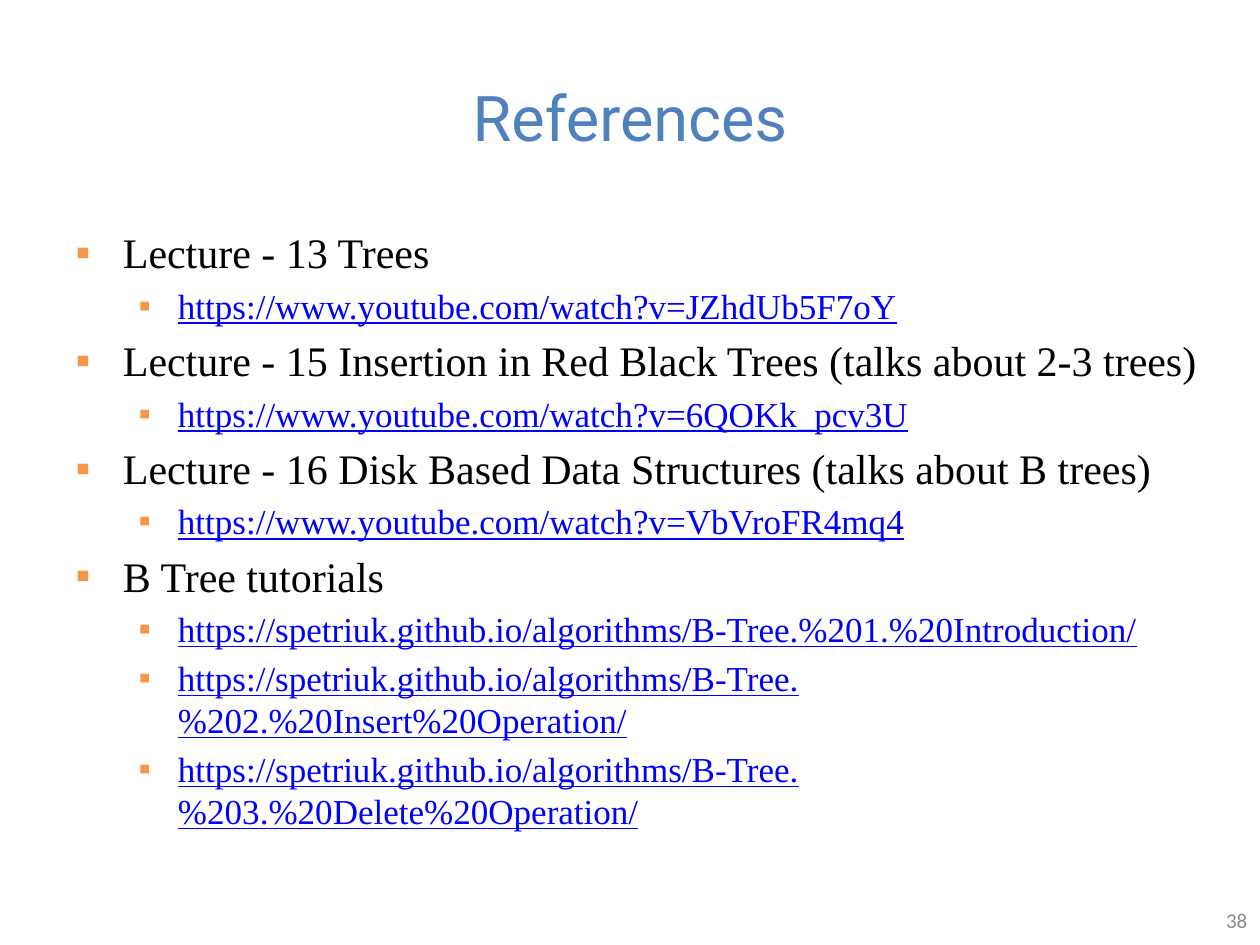
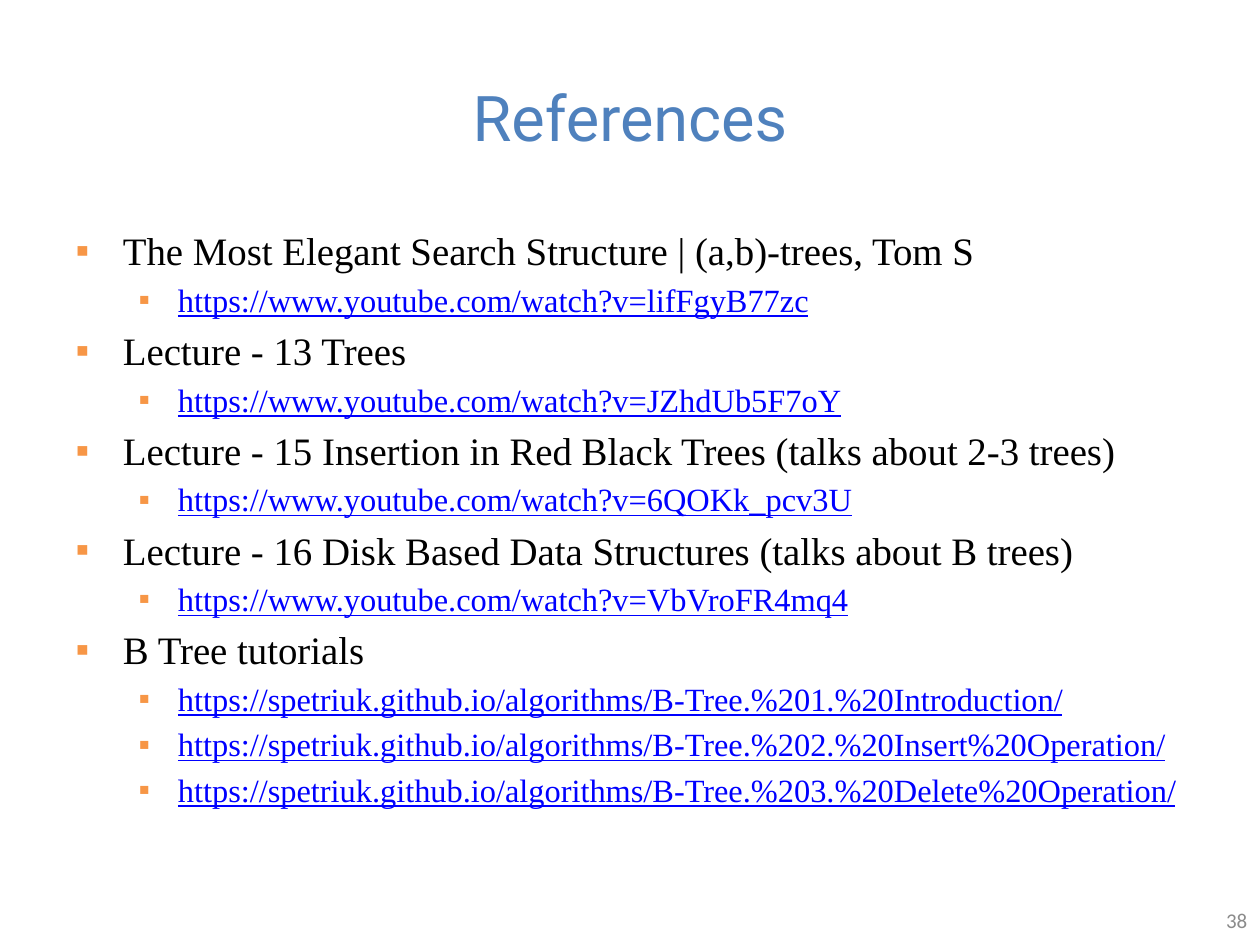
Before and after one commit to guhofstra/CSC111Fa25, a slide deck: slide 38 of PPTs/Lecture 10-2-3 trees B trees.pptx. Drawn at 1260x945 pixels with LibreOffice and Linux fonts; fonts in the diff are those of the drawing. Boxes give left, top, right and bottom in pixels: in the first picture for what was removed or moved away, otherwise in the second. Text is boxed around its words. In the diff, an @@ line names an element or a change of style, - is before the commit and + after.

```diff
--- a/PPTs/Lecture 10-2-3 trees B trees.pptx
+++ b/PPTs/Lecture 10-2-3 trees B trees.pptx
@@ text at <box>123,238,974,318</box>: paragraphs added @@
+▪ The Most Elegant Search Structure | (a,b)-trees, Tom S
+  ▪ https://www.youtube.com/watch?v=lifFgyB77zc
@@ text at <box>123,339,1176,808</box>: size 24 to 22.2 pt in "Lecture - 13 Trees", "Lecture - 15 Insertion in Red Black ...", "Lecture - 16 Disk Based Data Structures ...", "B Tree tutorials"; size 20 to 18.5 pt in "https://www.youtube.com/watch?v=JZhdUb5F7oY", "https://www.youtube.com/watch?v=6QOKk_pcv3U", "https://www.youtube.com/watch?v=VbVroFR4mq4", "https://spetriuk.github.io/algorithms/B-Tree.%201.%20Introdu ..." and 2 more places @@
```
Also in this commit, not shown: 1 other slide changed, 1 other file.
